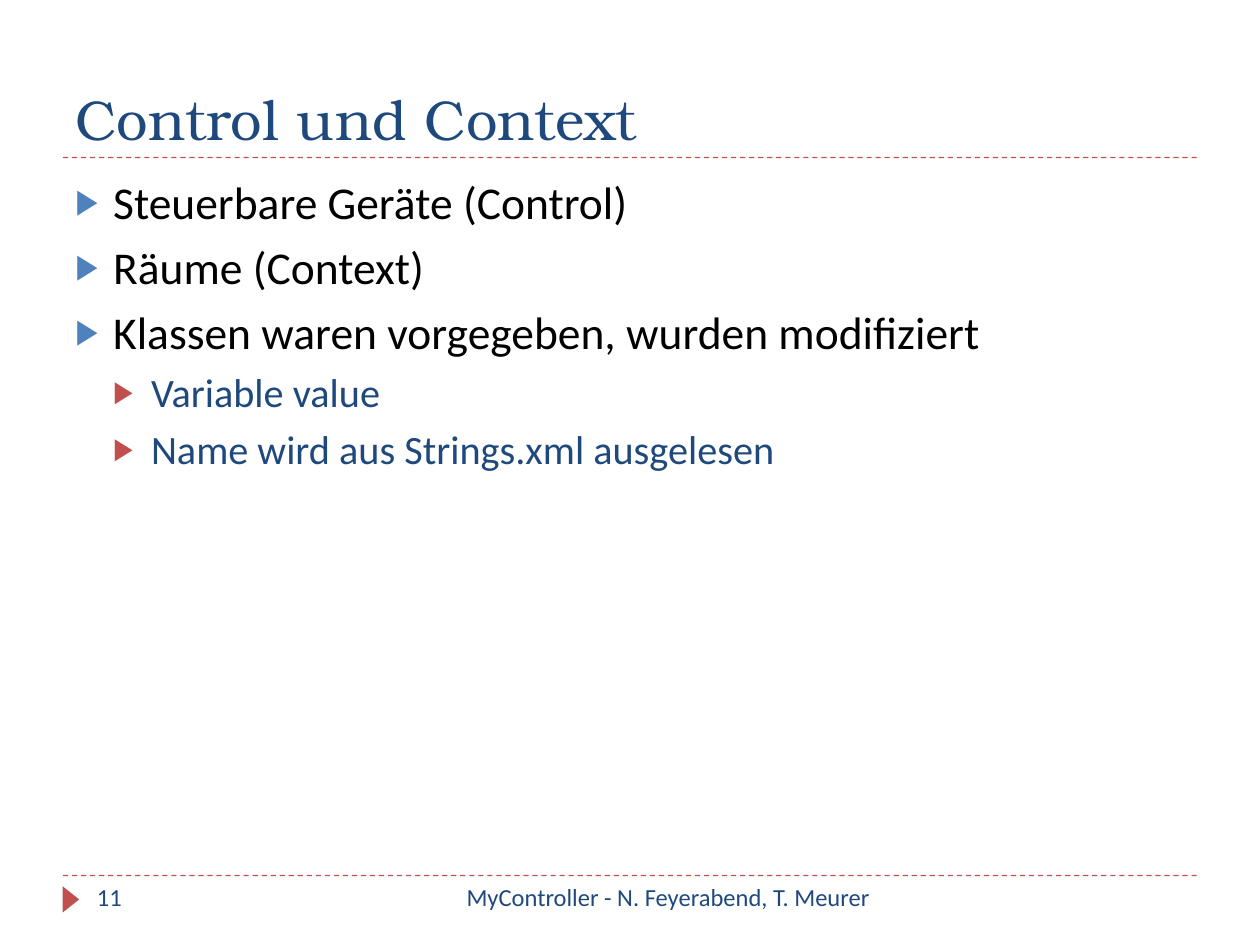
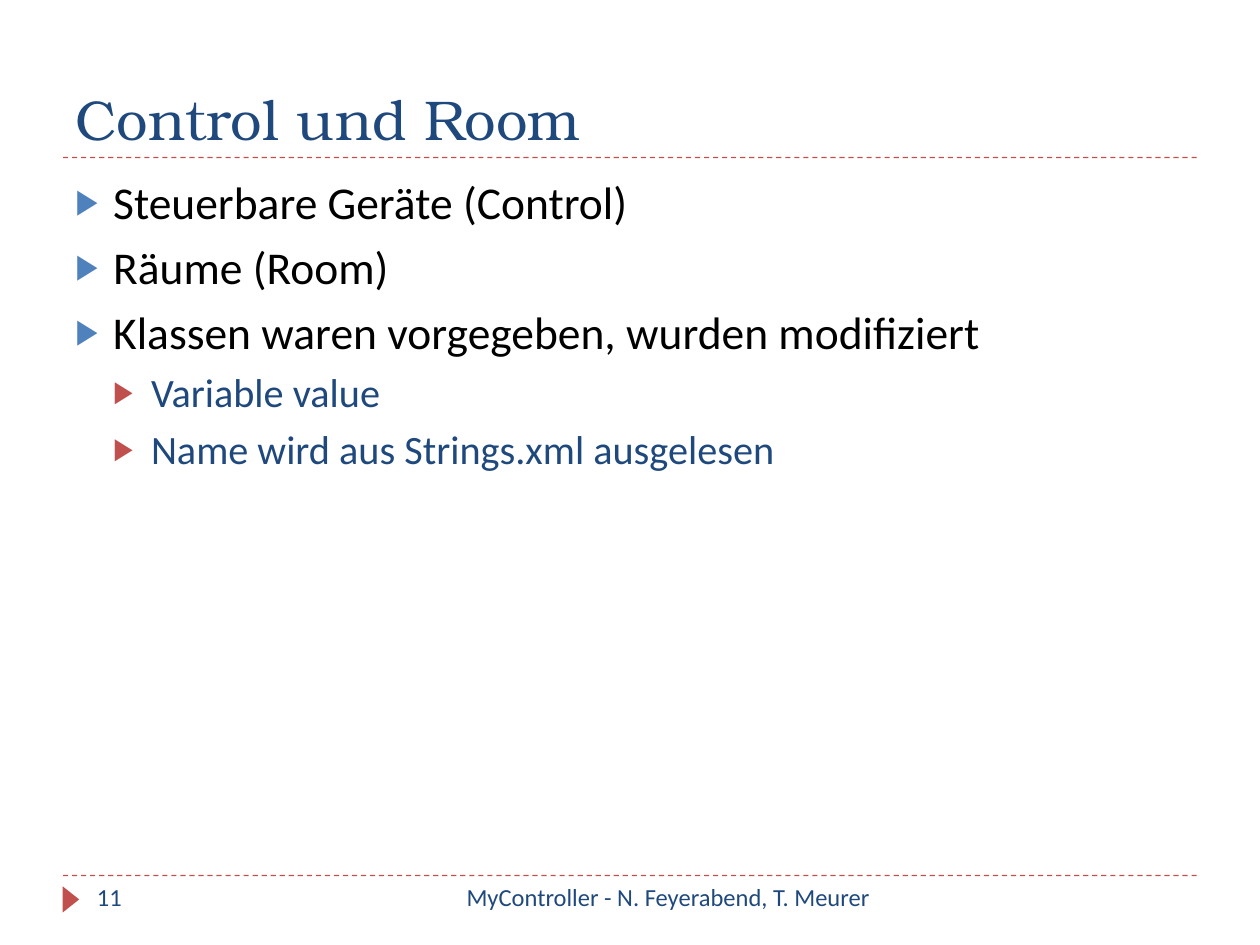
Before and after one commit to iBot/WP_SHC, a slide deck: slide 11 of dokumente/Präsentation/MyController.pptx. Drawn at 1260x945 pixels with LibreOffice and Linux fonts; fonts in the diff are those of the drawing. Boxes give left, top, right and bottom in pixels: in the first picture for what was removed or moved away, otherwise in the second. Text is boxed around its words. In the diff, an @@ line names an element or a change of style, - is before the commit and + after.

```diff
--- a/dokumente/Präsentation/MyController.pptx
+++ b/dokumente/Präsentation/MyController.pptx
@@ title at (75, 100, 580, 141): text changed @@
-Control und Context
+Control und Room
@@ text at (113, 251, 389, 290): text changed @@
-▶ Räume (Context)
+▶ Räume (Room)
```
Also in this commit, not shown: 7 other slides changed.
